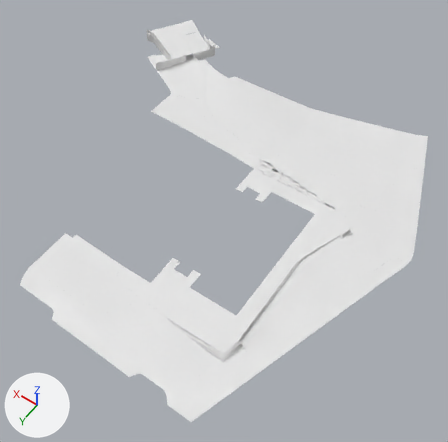
Two versions of the FBX model Assets/Prefabs/Site/CI&A - Site -Main.fbx, one commit apart.
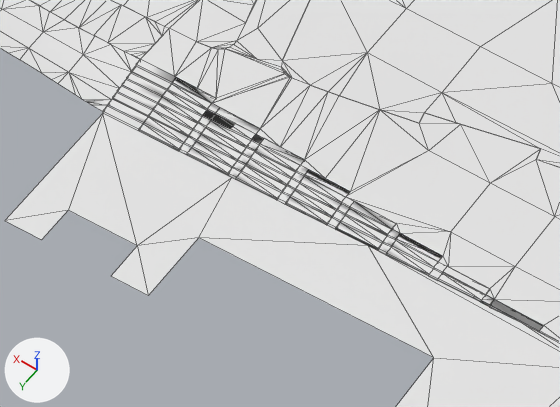
The first picture shows the older version from a camera (50 mm lens) standing at (-3.15, 8.53, 9.95) and looking at (1.5, 2.02, -0.27). The close-ups show both versions on the part from 52% to 75% of the width and 33% to 50% of the height of that picture; other places that the commit changed are outside them. Every picture has the same lights, and +X, +Y and +Z are marked at lower left. The close-ups show mesh edges as thin lines. Vertices at the same position are counted once.
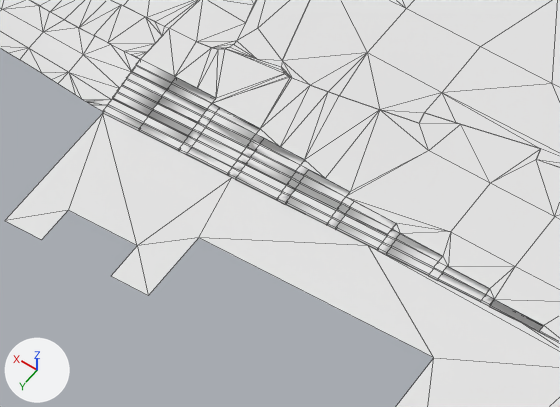
Changed parts and their boxes (x1, y1, x2, y2) in the close-ups (560 x 407 px):
part 1 of me_mesh_003, deleted
    before: (443, 272, 484, 294)
part 2 of me_mesh_003, cut back
    before: (153, 77, 515, 319)
    after: (158, 97, 350, 202)

Patch to the scene script:
```diff
--- a/Assets/Prefabs/Site/CI&A - Site -Main.fbx.py
+++ b/Assets/Prefabs/Site/CI&A - Site -Main.fbx.py
@@ me_mesh_003 @@
 # used by ob_stairs; location = (0.0, 0.0, 0.0)
-me_mesh_003.from_pydata(...)  # 461 vertices, 590 faces; spans x -0.29..1.7, y 0.36..0.64, z -0.01..0.06
-me_mesh_003.materials.append(mat_rhino_default_material)  # white #e7e7e7
+me_mesh_003.from_pydata(...)  # 371 vertices, 321 faces; spans x -0.29..1.7, y 0.36..0.64, z -0.01..0.06
+# me_mesh_003 part 1: the loose piece of 4 vertices spanning x -0.04..0.15, y 0.58, z -0.01..0.01 is deleted
+# me_mesh_003 part 2: 12 vertices moved within x 0.84..1.34, y 0.45..0.49, z 0.03..0.04; 86 vertices removed from x -0.13..1.53, y 0.36..0.63, z -0.01..0.06
```
